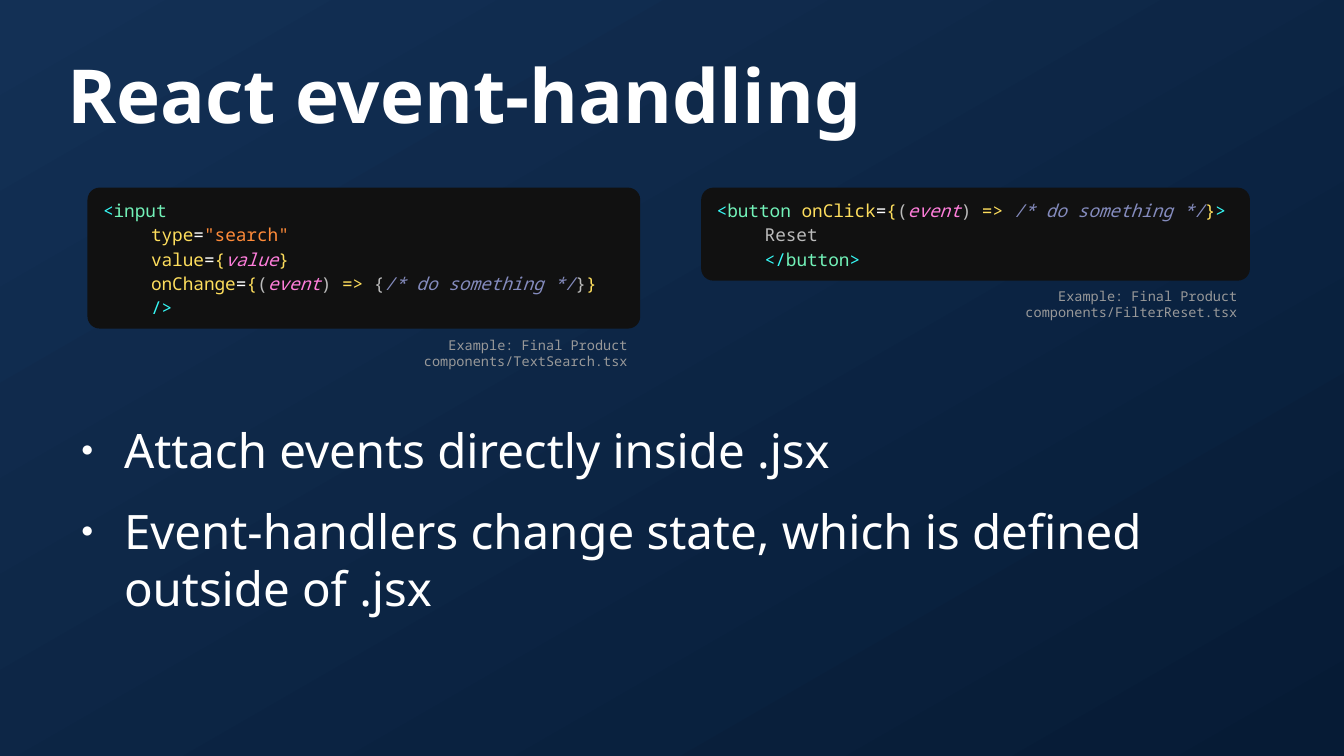
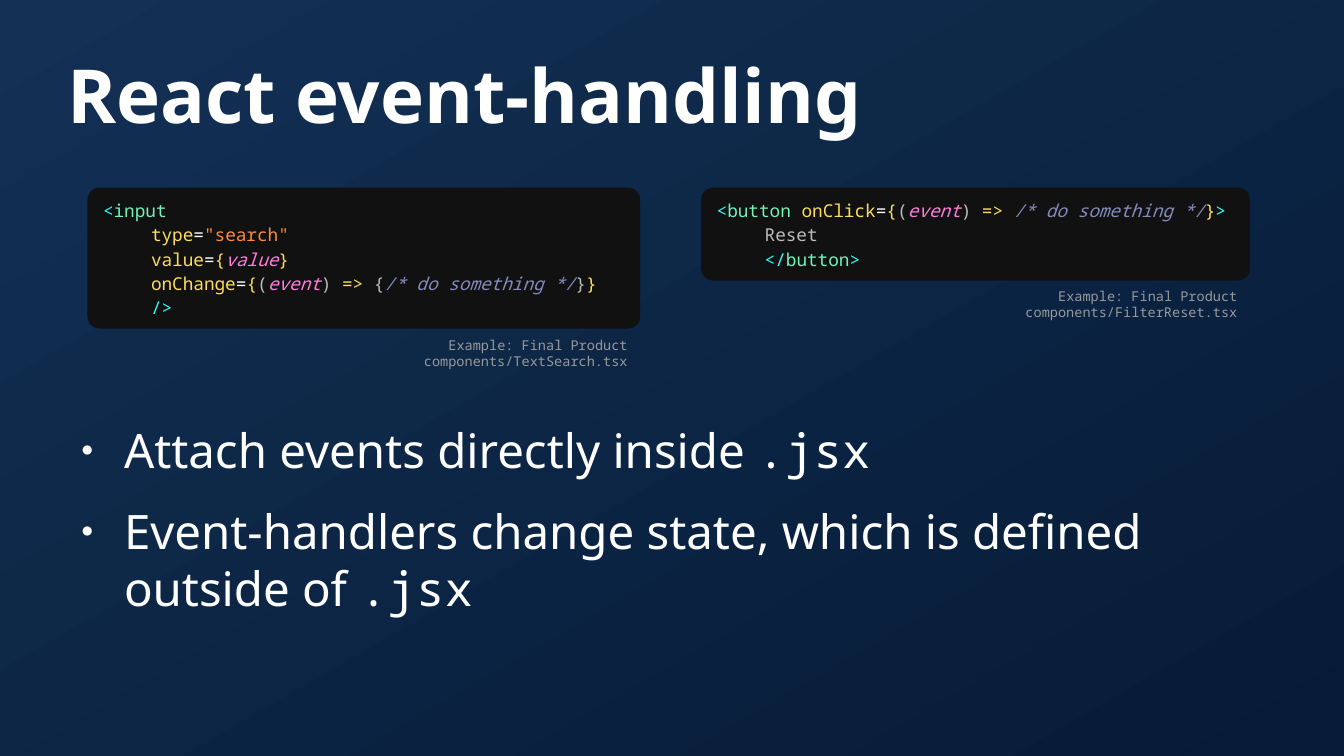
Before and after one commit to dytrws/dytrws, a slide deck: slide 23 of public/slides.odp. Drawn at 1344x756 pixels with LibreOffice and Linux fonts; fonts in the diff are those of the drawing; background and template pictures are left out. Boxes give left, top, right and bottom in pixels: in the first picture for what was removed or moved away, otherwise in the second. Text is boxed around its words. In the diff, an @@ line names an element or a change of style, - is before the commit and + after.

```diff
--- a/public/slides.odp
+++ b/public/slides.odp
@@ text "Attach events directly inside .jsx" at (124,432,1142,618): font Noto Sans to Noto Sans Mono in ".jsx", ".jsx" @@
```
Also in this commit, not shown: 12 other slides changed, 3 slides added, 3 slides removed, 1 other file.
